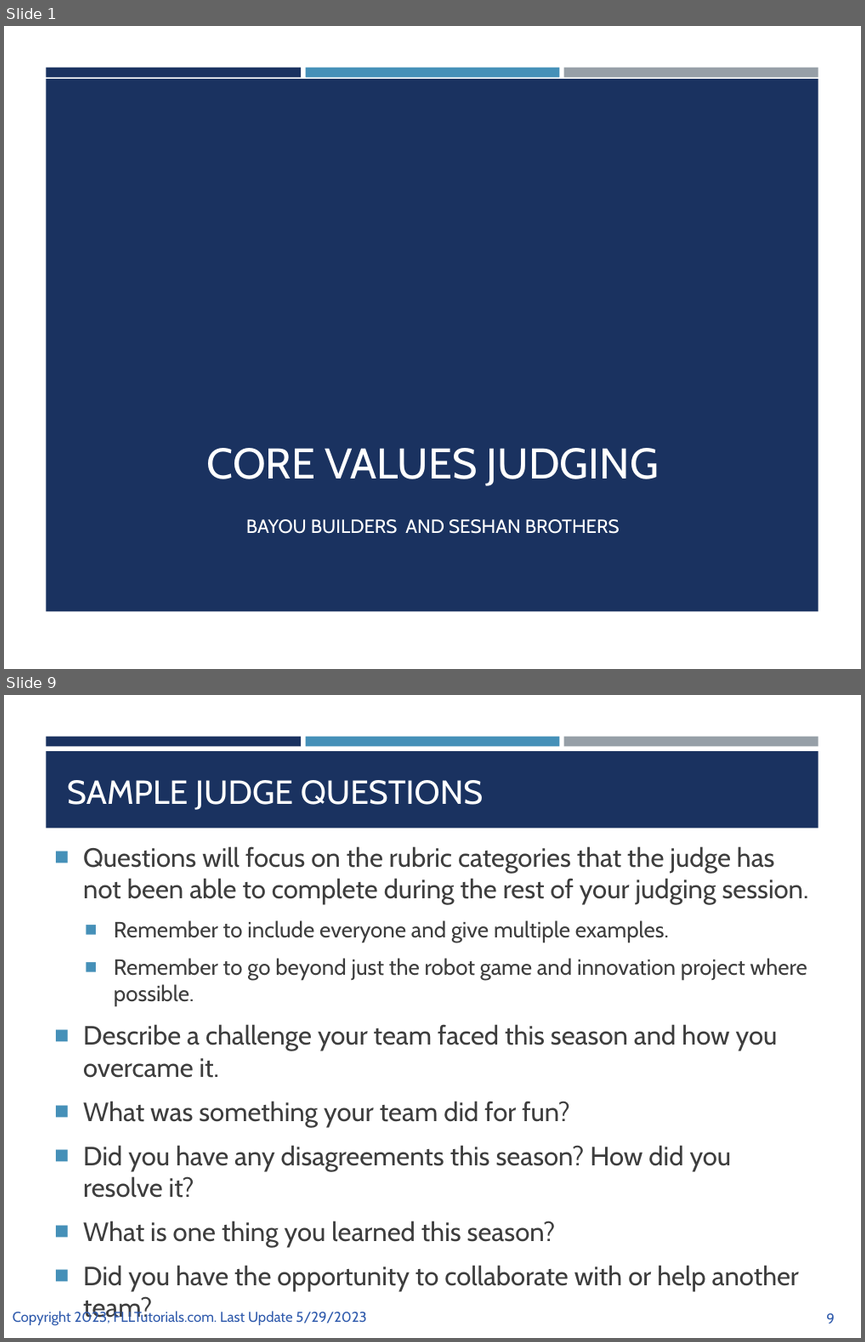
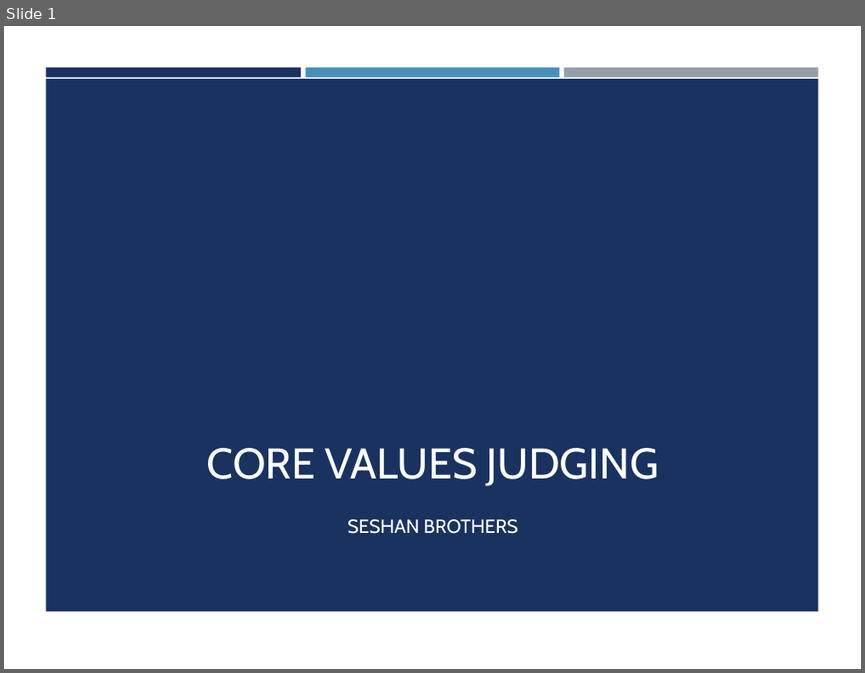
Before and after one commit to ev3lessons/FLL-Tutorials, a slide deck: translations/en-us/CoreValues/CVJudging.pptx. Shown one above the other, each under a label of ours: slides 1 and 9 before the commit, slide 1 after it; the slides between them are not shown. The pictures are 865x1342 and 865x673 pixels, drawn with LibreOffice and Linux fonts; fonts in the diff are those of the drawing; background and template pictures are left out. Boxes give left, top, right and bottom in pixels: in the first picture for what was removed or moved away, otherwise in the second. Text is boxed around its words. In the diff, an @@ line names an element or a change of style, - is before the commit and + after.

```diff
--- a/translations/en-us/CoreValues/CVJudging.pptx
+++ b/translations/en-us/CoreValues/CVJudging.pptx
@@ slide 9 removed at (x1=4, y1=695, x2=861, y2=1338), background #FFFFFF; not listed: 3 template elements that a slide beside it also shows @@
@@ rectangle removed at (x1=46, y1=752, x2=818, y2=828) @@
@@ title removed at (x1=67, y1=780, x2=483, y2=810) @@
-SAMPLE JUDGE QUESTIONS
@@ text removed at (x1=83, y1=846, x2=809, y2=1291) @@
-■ Questions will focus on the rubric categories that the judge has not been able to complete during the rest of your judging session.
-  ■ Remember to include everyone and give multiple examples.
-  ■ Remember to go beyond just the robot game and innovation project where possible.
-■ Describe a challenge your team faced this season and how you overcame it.
-■ What was something your team did for fun?
-■ Did you have any disagreements this season? How did you resolve it?
-■ What is one thing you learned this season?
-■ Did you have the opportunity to collaborate with or help another team?
@@ text removed at (x1=12, y1=1310, x2=367, y2=1325) @@
-Copyright 2023, FLLTutorials.com. Last Update 5/29/2023
@@ page number removed at (x1=826, y1=1313, x2=834, y2=1323) @@
-9
@@ slide 1 changed as well @@
@@ subtitle at (x1=347, y1=519, x2=518, y2=533): text changed @@
-BAYOU BUILDERS AND SESHAN BROTHERS
+SESHAN BROTHERS
```
Also in this commit, not shown: 3 other slides changed, 3 slides added, 5 other slides removed, 29 other files.
